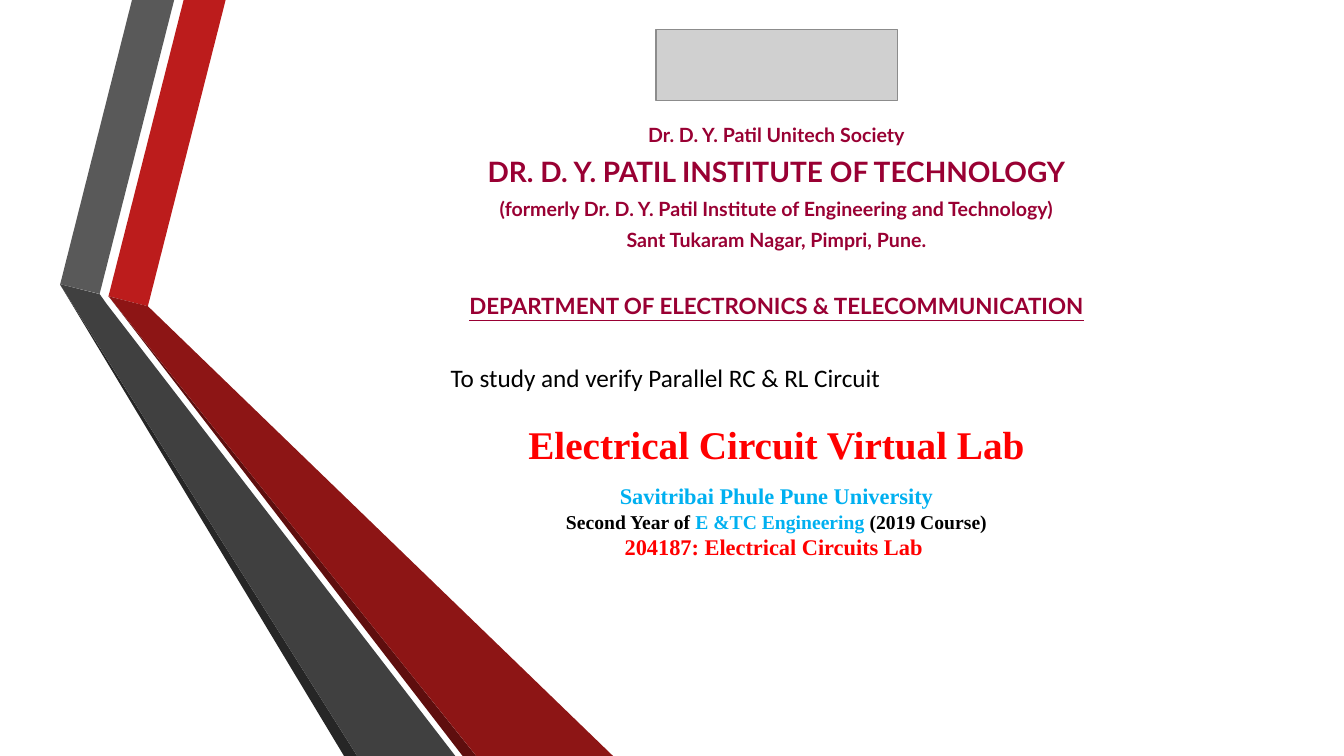
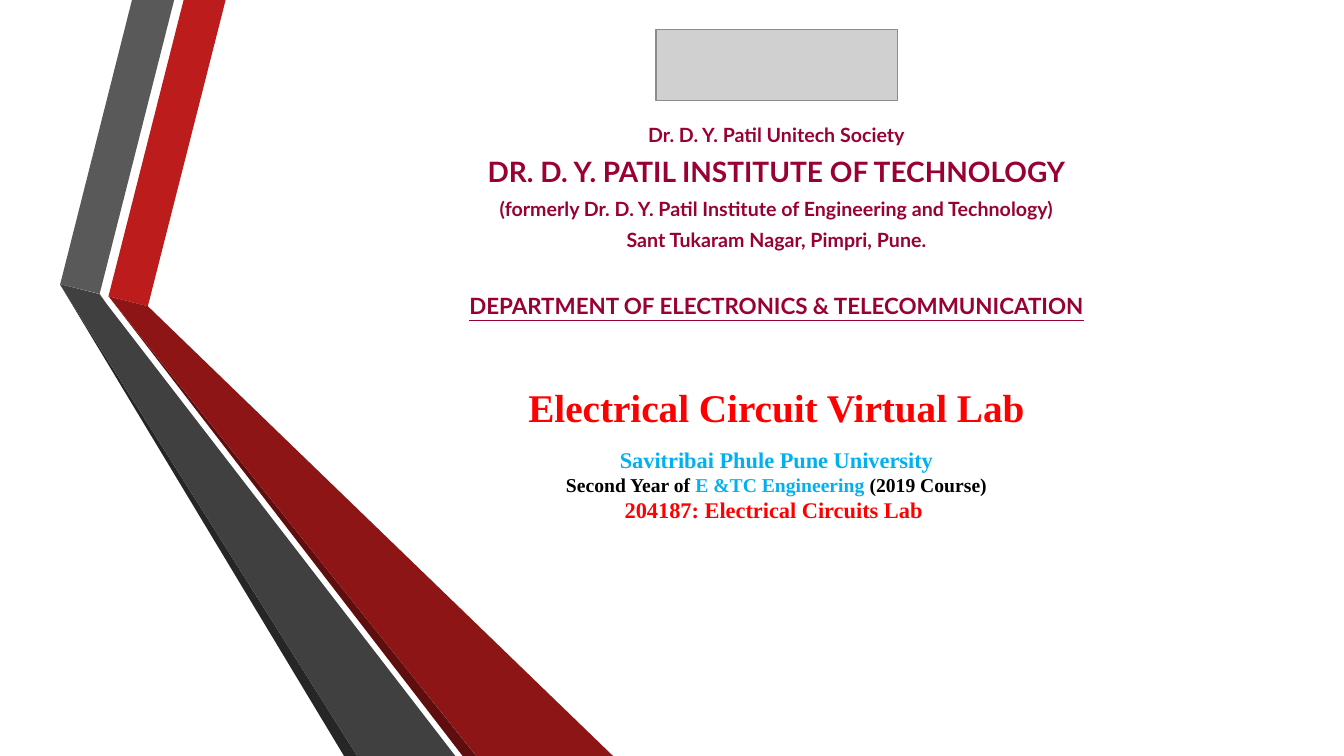
Before and after one commit to RahulAgrwal/Electrical-Virtual-lab, a slide deck: slide 1 of exp2/theoryimage/theory.pptx. Drawn at 1344x756 pixels with LibreOffice and Linux fonts; fonts in the diff are those of the drawing; grey boxes stand for pictures; background and template pictures are left out. Boxes give left, top, right and bottom in pixels: in the first picture for what was removed or moved away, otherwise in the second. Text is boxed around its words. In the diff, an @@ line names an element or a change of style, - is before the commit and + after.

```diff
--- a/exp2/theoryimage/theory.pptx
+++ b/exp2/theoryimage/theory.pptx
@@ text "Electrical Circuit Virtual Lab": place and size @@
-text "Electrical Circuit Virtual Lab" at box(528, 431, 1024, 556)
+text "Electrical Circuit Virtual Lab" at box(528, 394, 1024, 519)
@@ text removed at box(451, 369, 880, 391) @@
-To study and verify Parallel RC & RL Circuit
```
Also in this commit, not shown: 1 other slide changed, 11 slides added, 8 slides removed, 37 other files.
